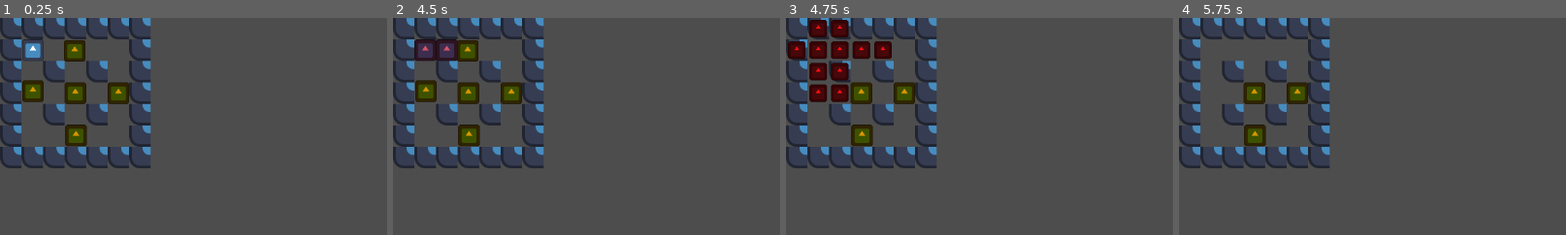
Above: before the commit, frames 1-4 (left to right).
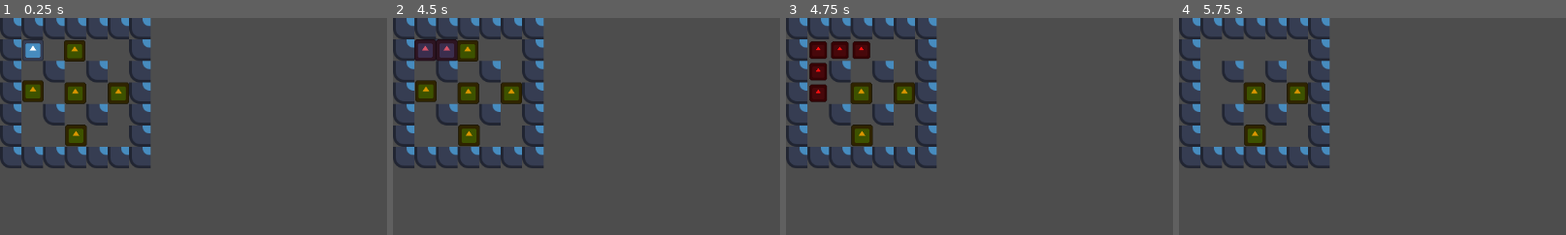
Above: after the commit, the same moments.

Repository: Overkane/bomberman
Game: Godot game, scene res://scenes/levels/level1_1/level1_1.tscn
Same seed, same stepped clock (60 frames per second), same inputs: the game is played once before the commit and once after it. The engine's default icon, where the game draws it, is replaced by a stand-in: a white triangle on a blue panel in a dark square.
Inputs:
- Up to frame 1 (0.25 s): no input
- Up to frame 2 (4.5 s): tap Enter at 0.5, 2, 3.5 s; hold D (move_right) 0.53-1.28 s; hold J (place_bomb) 0.53-1.28 s; tap Space at 1.25, 2.75, 4.25 s; hold S (move_down) 1.28-2.03 s; tap J (place_bomb) at 1.35, 2.85, 4.35 s; hold D (move_right) 2.03-2.78 s; hold J (place_bomb) 2.03-2.78 s; hold W (move_up) 2.78-3.53 s; hold J (place_bomb) 3.53-4.28 s; hold A (move_left) from 3.53 s (still down)
- Up to frame 3 (4.75 s): keep holding A (move_left)
- Up to frame 4 (5.75 s): release A (move_left) at 5.03 s; hold S (move_down) from 5.03 s (still down); hold J (place_bomb) from 5.03 s (still down)
The pictures show only the part of the screen within x 0-50%, y 0-50%; the shares and areas given below are measured in that part.

Frames 1-2 are identical in both runs. In frame 3, 2.2% of the frame differs, in the area x 0-28%, y 0-39%; in frame 4, nothing differs.

Commit message:
Add checks for bomb explosion's explodability and penetrability

Diff:
--- a/project.godot
+++ b/project.godot
@@ -57,6 +57,7 @@
 2d_physics/layer_1="world"
 2d_physics/layer_2="player"
 2d_physics/layer_3="explodable"
+2d_physics/layer_4="not_explosion_penetrable"
 2d_physics/layer_10="bomb_for_player"
 2d_physics/layer_11="bomb_for_enemies"
 2d_physics/layer_15="box_for_player"
--- a/scenes/bomb/bomb.gd
+++ b/scenes/bomb/bomb.gd
@@ -33,7 +33,31 @@
 	var directions: Array = [Vector2.UP, Vector2.DOWN, Vector2.LEFT, Vector2.RIGHT]
 	for direction in directions:
 		for i in range(1, radius + 1):
-			_spawn_explosion_at_offset(direction * i * Globals.TILE_SIZE)
+			var offset = direction * i * Globals.TILE_SIZE
+
+			# Check for walls, can't explode them and can't go through them.
+			var query_for_explodable = PhysicsPointQueryParameters2D.new()
+			query_for_explodable.collide_with_areas = false
+			query_for_explodable.collide_with_bodies = true
+			query_for_explodable.position = global_position + offset
+			query_for_explodable.collision_mask = pow(2, Globals.CollisionLayer.WORLD - 1)
+
+			var result_for_explodable = get_world_2d().direct_space_state.intersect_point(query_for_explodable)
+			if result_for_explodable.size() > 0:
+				break
+
+			_spawn_explosion_at_offset(offset)
+
+			# Check if explosion can go through the object.
+			var query_for_not_explosion_penetrable = PhysicsPointQueryParameters2D.new()
+			query_for_not_explosion_penetrable.collide_with_areas = false
+			query_for_not_explosion_penetrable.collide_with_bodies = true
+			query_for_not_explosion_penetrable.position = global_position + offset
+			query_for_not_explosion_penetrable.collision_mask = pow(2, Globals.CollisionLayer.NOT_EXPLOSION_PENETRABLE - 1)
+
+			var result_for_non_explosion_penetrable = get_world_2d().direct_space_state.intersect_point(query_for_not_explosion_penetrable)
+			if result_for_non_explosion_penetrable.size() > 0:
+				break
 
 func _spawn_explosion_at_offset(offset: Vector2) -> void:
 	var explosion: BombExplosion = BOMB_EXPLOSION.instantiate()
--- a/scenes/destructible_box/destructible_box.tscn
+++ b/scenes/destructible_box/destructible_box.tscn
@@ -8,7 +8,7 @@
 height = 32.0
 
 [node name="DestructibleBox" type="CharacterBody2D"]
-collision_layer = 49156
+collision_layer = 49164
 collision_mask = 2
 script = ExtResource("1_ky4wp")
 
--- a/scripts/globals.gd
+++ b/scripts/globals.gd
@@ -5,6 +5,7 @@
 	WORLD = 1,
 	PLAYER = 2,
 	EXPLODABLE = 3,
+	NOT_EXPLOSION_PENETRABLE = 4,
 	BOMB_FOR_PLAYER = 10,
 	BOMB_FOR_ENEMIES = 11,
 	BOX_FOR_PLAYER = 15,
